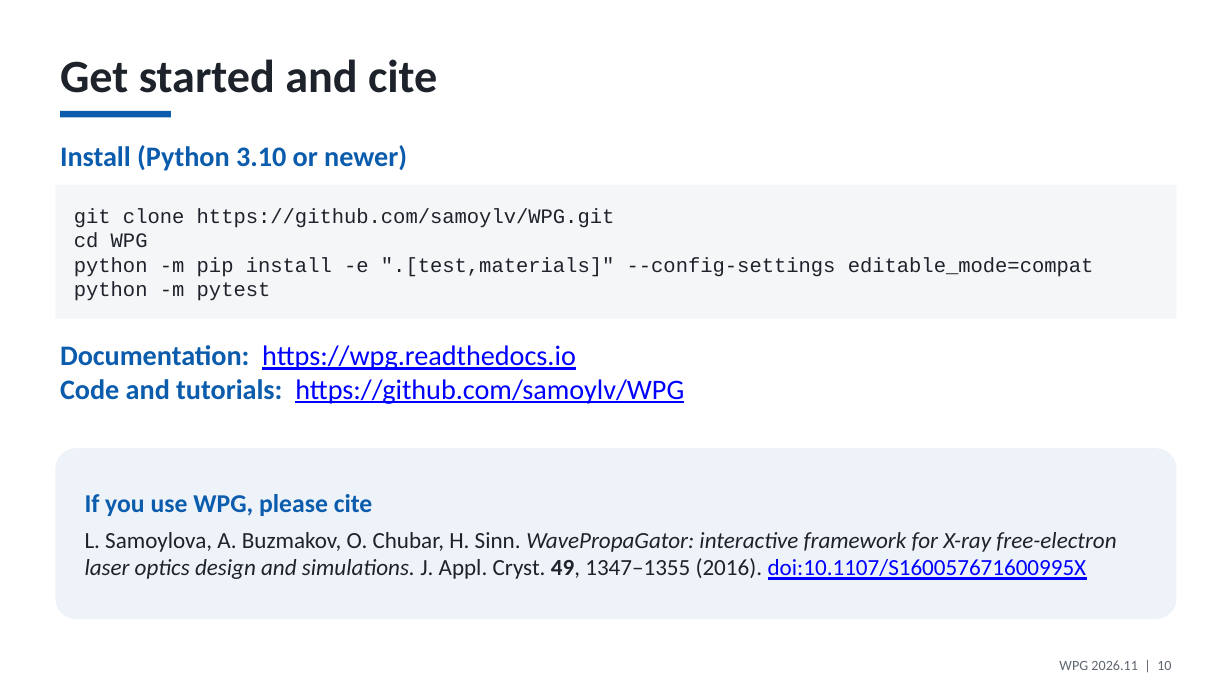
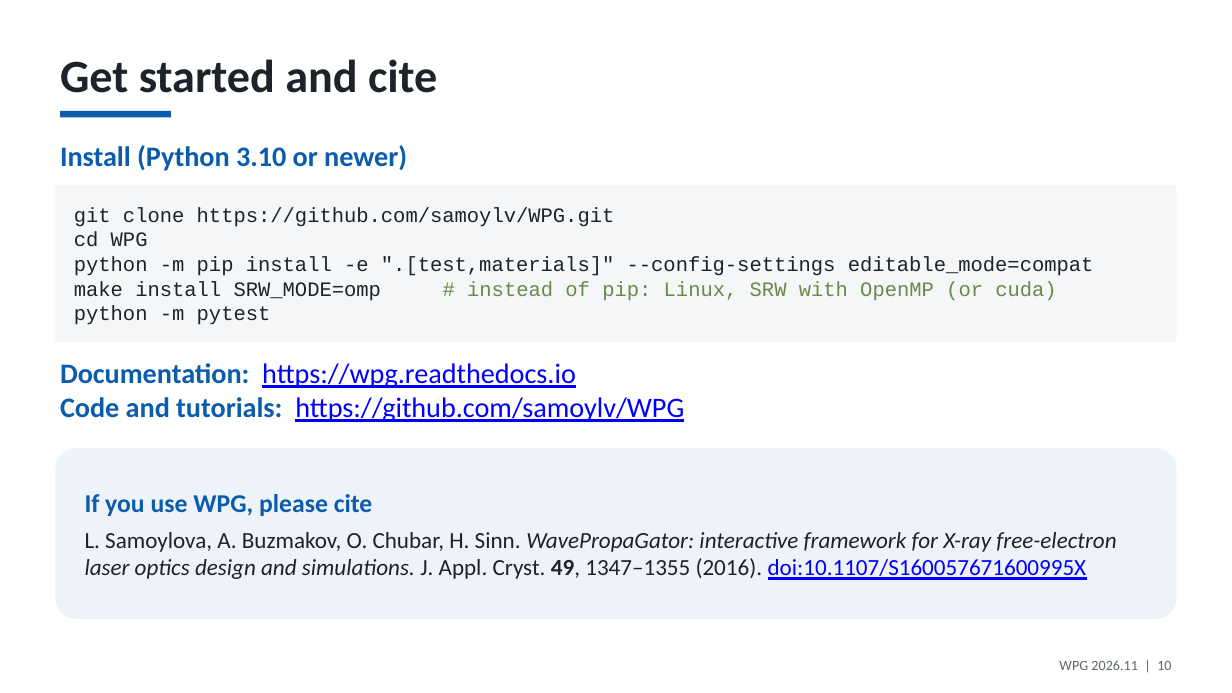
Before and after one commit to samoylv/WPG, a slide deck: slide 10 of docs/slides/WPG_2026.11.pptx. Drawn at 1232x693 pixels with LibreOffice and Linux fonts; fonts in the diff are those of the drawing. Boxes give left, top, right and bottom in pixels: in the first picture for what was removed or moved away, otherwise in the second. Text is boxed around its words. In the diff, an @@ line names an element or a change of style, - is before the commit and + after.

Commit message:
Installation: choose the SRW build first, make srw SRW_MODE=wheel returns the wheel
The README starts the installation with a table of the three SRW builds (wheel, OpenMP, CUDA),
when each one helps and its install command. make install without SRW_MODE keeps an installed
source build, SRW_MODE=wheel force-reinstalls the wheel (same version 4.2.1 as a source build)
and removes the stale build description. docs/wpg.rst and the last slide follow the README.

```diff
--- a/docs/slides/WPG_2026.11.pptx
+++ b/docs/slides/WPG_2026.11.pptx
@@ rectangle "git clone https://github.com/samoylv/WPG.git": place and size @@
-rectangle "git clone https://github.com/samoylv/WPG.git" at box(55, 185, 1177, 319)
+rectangle "git clone https://github.com/samoylv/WPG.git" at box(55, 185, 1177, 342)
@@ text in rectangle at box(74, 281, 1056, 301): paragraph added @@
+make install SRW_MODE=omp # instead of pip: Linux, SRW with OpenMP (or cuda)
@@ text "Documentation: https://wpg.readthedocs.io": place and size @@
-text "Documentation: https://wpg.readthedocs.io" at box(60, 345, 684, 404)
+text "Documentation: https://wpg.readthedocs.io" at box(60, 363, 684, 422)
```
Also in this commit, not shown: 6 other files.
